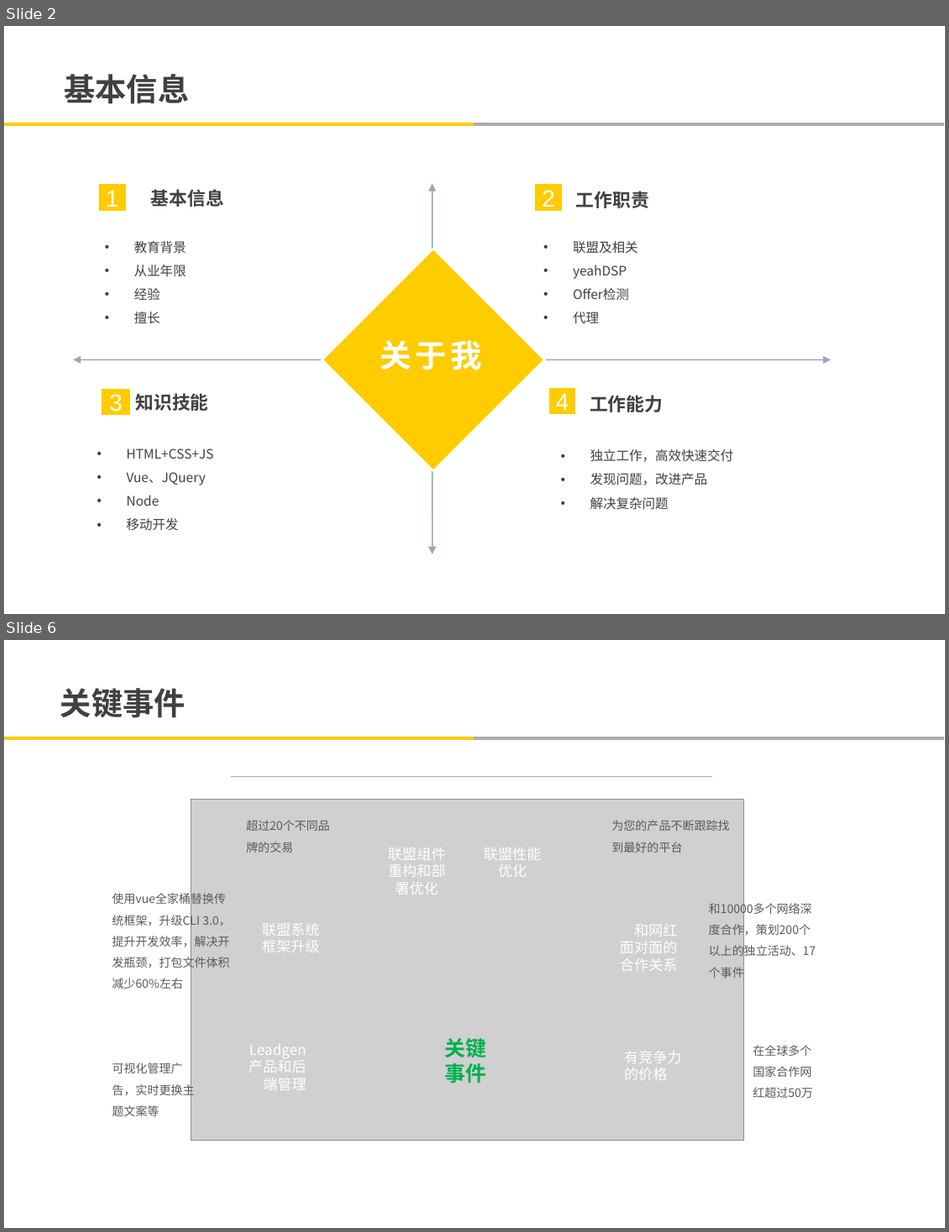
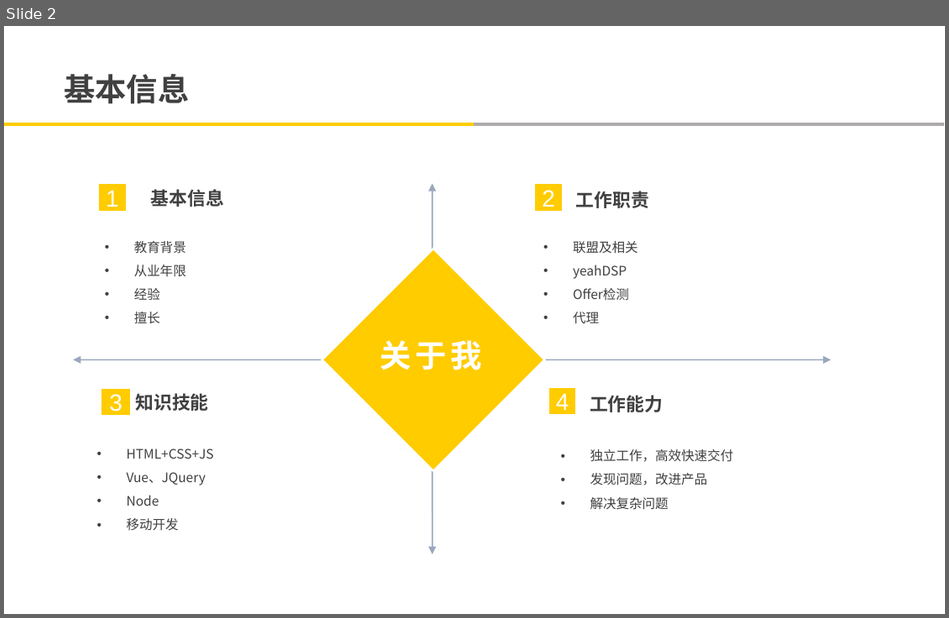
Before and after one commit to yian529/elaine, a slide deck: 申请/马爱莲-广告平台BU-国际业务部-产品技术组-申请职级T5.pptx. Shown one above the other, each under a label of ours: slides 2 and 6 before the commit, slide 2 after it; the slides between them are not shown. The pictures are 949x1232 and 949x618 pixels, drawn with LibreOffice and Linux fonts; fonts in the diff are those of the drawing; grey boxes stand for pictures; background and template pictures are left out. Boxes give left, top, right and bottom in pixels: in the first picture for what was removed or moved away, otherwise in the second. Text is boxed around its words. In the diff, an @@ line names an element or a change of style, - is before the commit and + after.

```diff
--- a/申请/马爱莲-广告平台BU-国际业务部-产品技术组-申请职级T5.pptx
+++ b/申请/马爱莲-广告平台BU-国际业务部-产品技术组-申请职级T5.pptx
@@ slide 6 removed at bbox=[4, 640, 945, 1228], background #FFFFFF; not listed: 2 template elements that a slide beside it also shows @@
@@ text removed at bbox=[60, 688, 185, 718] @@
-关键事件
@@ line removed from (231, 776) to (712, 776) @@
@@ group removed at bbox=[112, 799, 816, 1140]: 12 texts, 1 picture @@
-在全球多个国家合作网红超过50万
-Leadgen产品和后端管理
-联盟组件重构和部署优化
-联盟系统框架升级
-联盟性能优化
-和网红
-面对面的
-合作关系
-有竞争力
-的价格
-可视化管理广告，实时更换主题文案等
-超过20个不同品牌的交易
-使用vue全家桶替换传统框架，升级CLI 3.0，提升开发效率，解决开发瓶颈，打包文件体积减少60%左右
-为您的产品不断跟踪找到最好的平台
-和10000多个网络深度合作，策划200个以上的独立活动、17个事件
@@ text removed at bbox=[445, 1038, 487, 1084] @@
-关键事件
```
Also in this commit, not shown: 3 slides changed, 3 slides added, 6 other slides removed, 1 other file.
